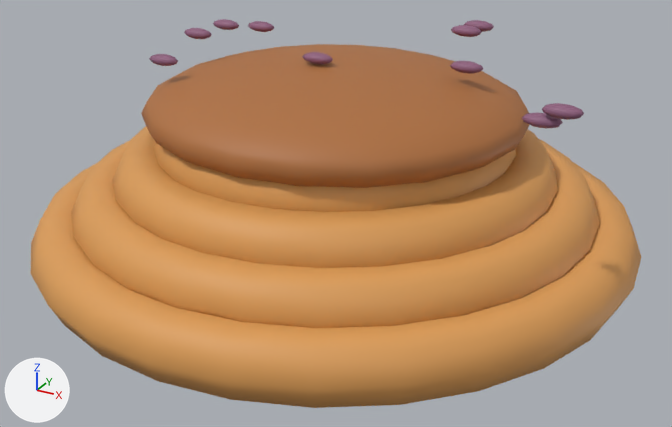
A saved change to the glTF model models/catch_breads/bread_raisin_caramel_danish.glb.
One viewpoint serves both versions: a 50 mm camera at (0.468, -0.849, 0.39) aimed at (0.015, -0.025, -0.022). Every picture has the same lights, and +X, +Y and +Z are marked at lower left. The older version comes first. Where no turn or scale is listed for an object, it has been applied to the vertices.

Script lines for the objects in view, before the commit:
```python
ob_パイ生地の渦巻き_016 = bpy.data.objects.new('パイ生地の渦巻き.016', me_トーラス_021)
ob_パイ生地の渦巻き_016.location = (0.0, 0.0, -0.045)
ob_パイ生地の渦巻き_017 = bpy.data.objects.new('パイ生地の渦巻き.017', me_トーラス_022)
ob_パイ生地の渦巻き_017.location = (0.0, 0.0, -0.012)
ob_パイ生地の渦巻き_018 = bpy.data.objects.new('パイ生地の渦巻き.018', me_トーラス_023)
ob_パイ生地の渦巻き_018.location = (0.0, 0.0, 0.021)
ob_パイ生地の渦巻き_019 = bpy.data.objects.new('パイ生地の渦巻き.019', me_トーラス_024)
ob_パイ生地の渦巻き_019.location = (0.0, 0.0, 0.054)
ob_フィリング_004 = bpy.data.objects.new('フィリング.004', me_球_305)
ob_フィリング_004.location = (0.0, 0.0, 0.09)
ob_レーズン_015 = bpy.data.objects.new('レーズン.015', me_球_308)
ob_レーズン_015.location = (-0.0117, -0.0167, 0.1466)
ob_レーズン_018 = bpy.data.objects.new('レーズン.018', me_球_311)
ob_レーズン_018.location = (0.2575, -0.1062, 0.1459)
ob_レーズン_022 = bpy.data.objects.new('レーズン.022', me_球_315)
ob_レーズン_022.location = (0.2759, -0.1118, 0.1582)
```
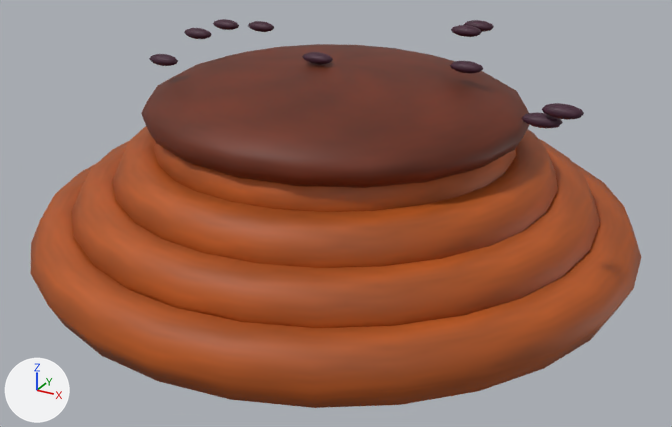
Changed parts and their boxes (x1, y1, x2, y2) in the pictures (672 x 427 px):
'パイ生地の渦巻き.016', surface changed (orange to brown): (31, 162, 641, 408) in both
'フィリング.004', surface changed (darker): (141, 44, 529, 188) in both
'パイ生地の渦巻き.017', surface changed (orange to brown): (71, 139, 600, 328) in both
'パイ生地の渦巻き.018', surface changed (orange to brown): (112, 126, 558, 268) in both
'パイ生地の渦巻き.019', surface changed (orange to brown): (153, 143, 516, 212) in both
'レーズン.022', surface changed (purple to brown): (542, 103, 584, 120) in both
'レーズン.018', surface changed (purple to brown): (521, 112, 563, 128) in both
'レーズン.019', surface changed (purple to brown): (450, 61, 483, 74) in both
'レーズン.015', surface changed (darker): (302, 52, 333, 64) in both
'レーズン.017', surface changed (purple to brown): (451, 25, 482, 37) in both
'レーズン.021', surface changed (purple to brown): (149, 54, 178, 66) in both
'レーズン.014', surface changed (purple to brown): (184, 28, 212, 39) in both
'レーズン.016', surface changed (darker): (248, 21, 274, 32) in both
'レーズン.013', surface changed (purple to brown): (213, 19, 239, 30) in both
'レーズン.020', surface changed (purple to brown): (464, 20, 494, 32) in both

The change in detail:
Picture 'material_20' (img_material_20) is new.
Picture 'material_04' (img_material_04) is new.
Picture 'material_02' (img_material_02) is new.
In material '焼きたての山吹色' (mat_焼きたての山吹色), base_color is no longer (0.72, 0.34, 0.095), orange #dd9e57.
In material '焼きたての山吹色' (mat_焼きたての山吹色), texture is now set to img_material_02.
In material '香ばしい焼き目' (mat_香ばしい焼き目), base_color is no longer (0.43, 0.16, 0.045), brown #af6f3c.
In material '香ばしい焼き目' (mat_香ばしい焼き目), texture is now set to img_material_04.
In material 'レーズン' (mat_レーズン), base_color is no longer (0.27, 0.11, 0.2), purple #8e5d7c.
In material 'レーズン' (mat_レーズン), texture is now set to img_material_20.
